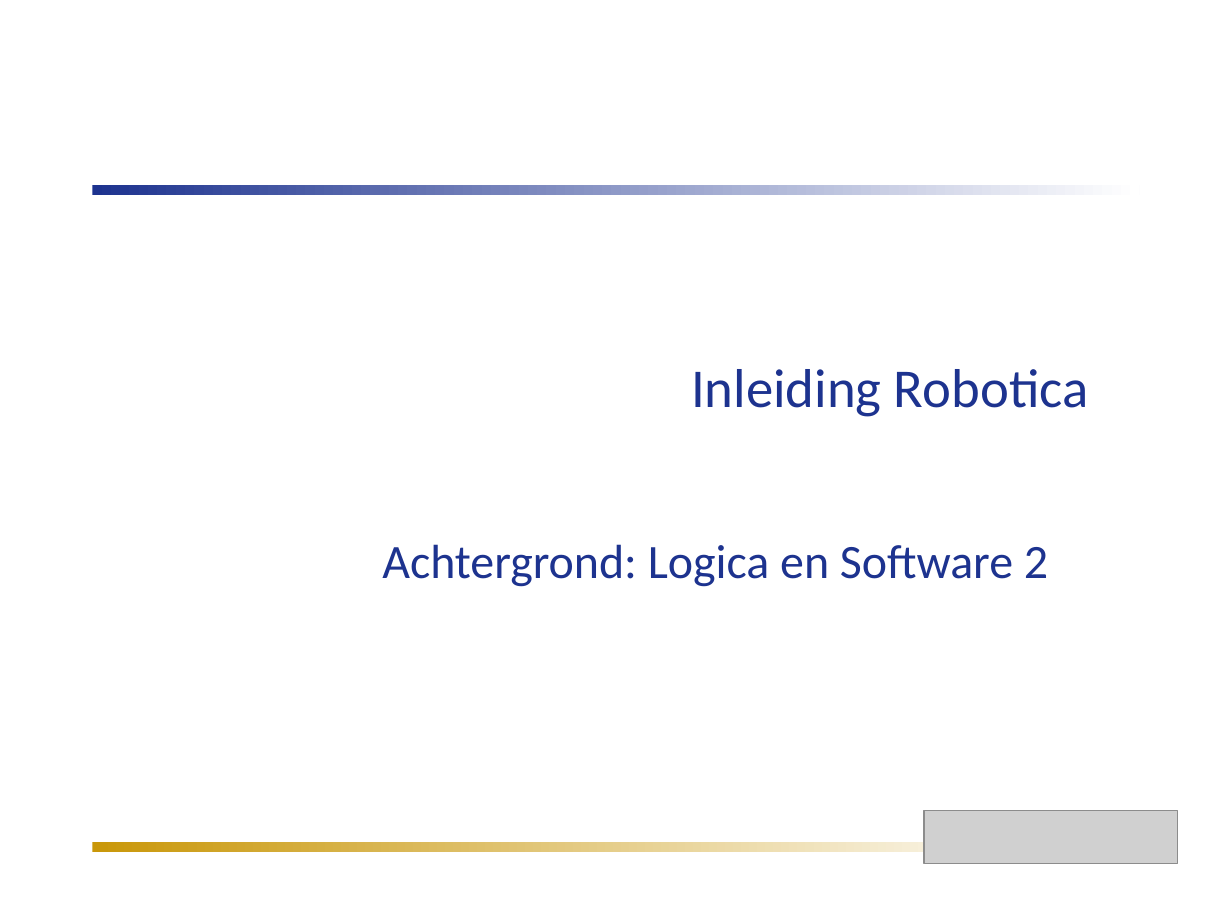
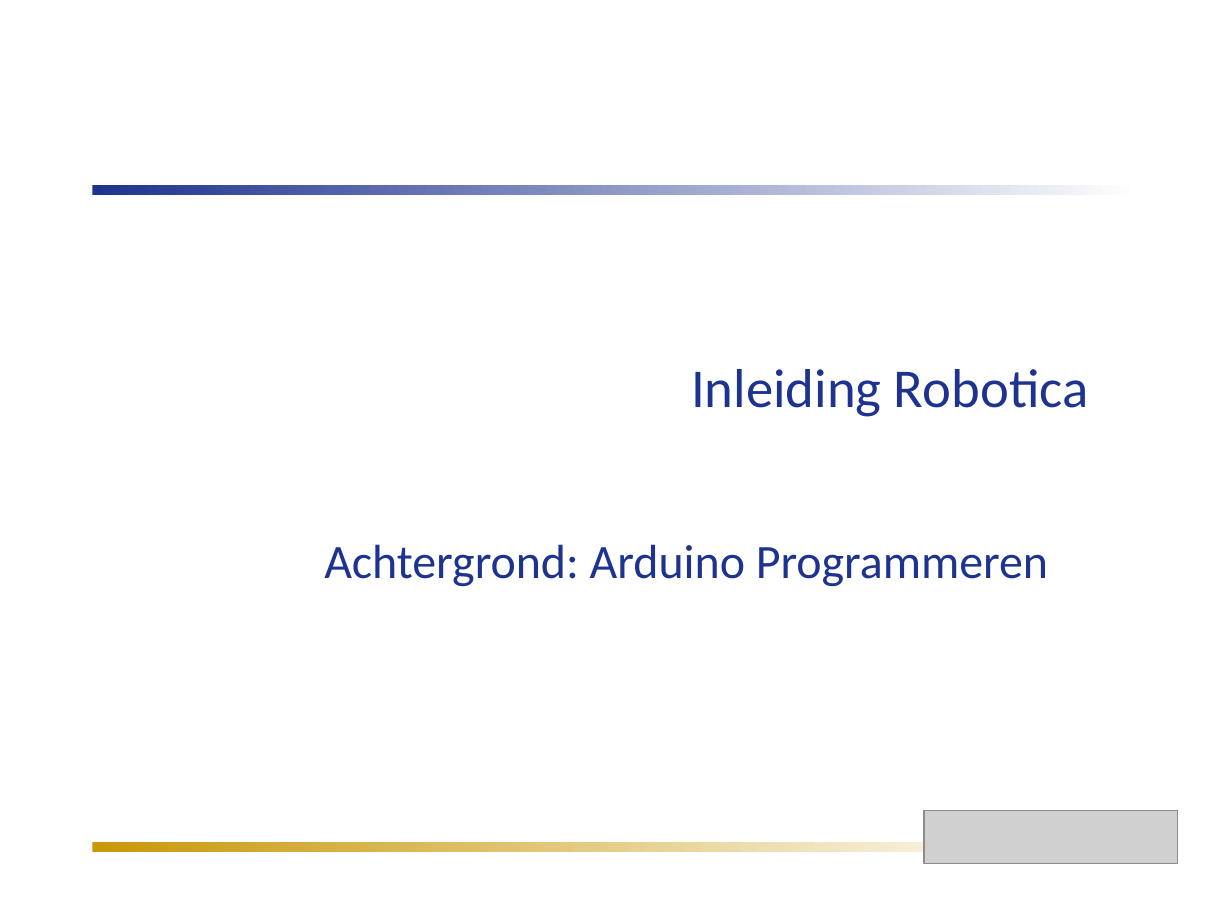
Before and after one commit to humiq/Greendevelopment, a slide deck: slide 1 of trunk/documents/Colleges/ISIROB College 4.ppt. Drawn at 1232x924 pixels with LibreOffice and Linux fonts; fonts in the diff are those of the drawing; grey boxes stand for pictures. Boxes give left, top, right and bottom in pixels: in the first picture for what was removed or moved away, otherwise in the second. Text is boxed around its words. In the diff, an @@ line names an element or a change of style, - is before the commit and + after.

```diff
--- a/trunk/documents/Colleges/ISIROB College 4.ppt
+++ b/trunk/documents/Colleges/ISIROB College 4.ppt
@@ text at (324, 544, 1048, 587): text changed @@
-Achtergrond: Logica en Software 2
+Achtergrond: Arduino Programmeren
```
Also in this commit, not shown: 2 other slides changed, 4 slides added, 2 slides removed, 5 other files.
